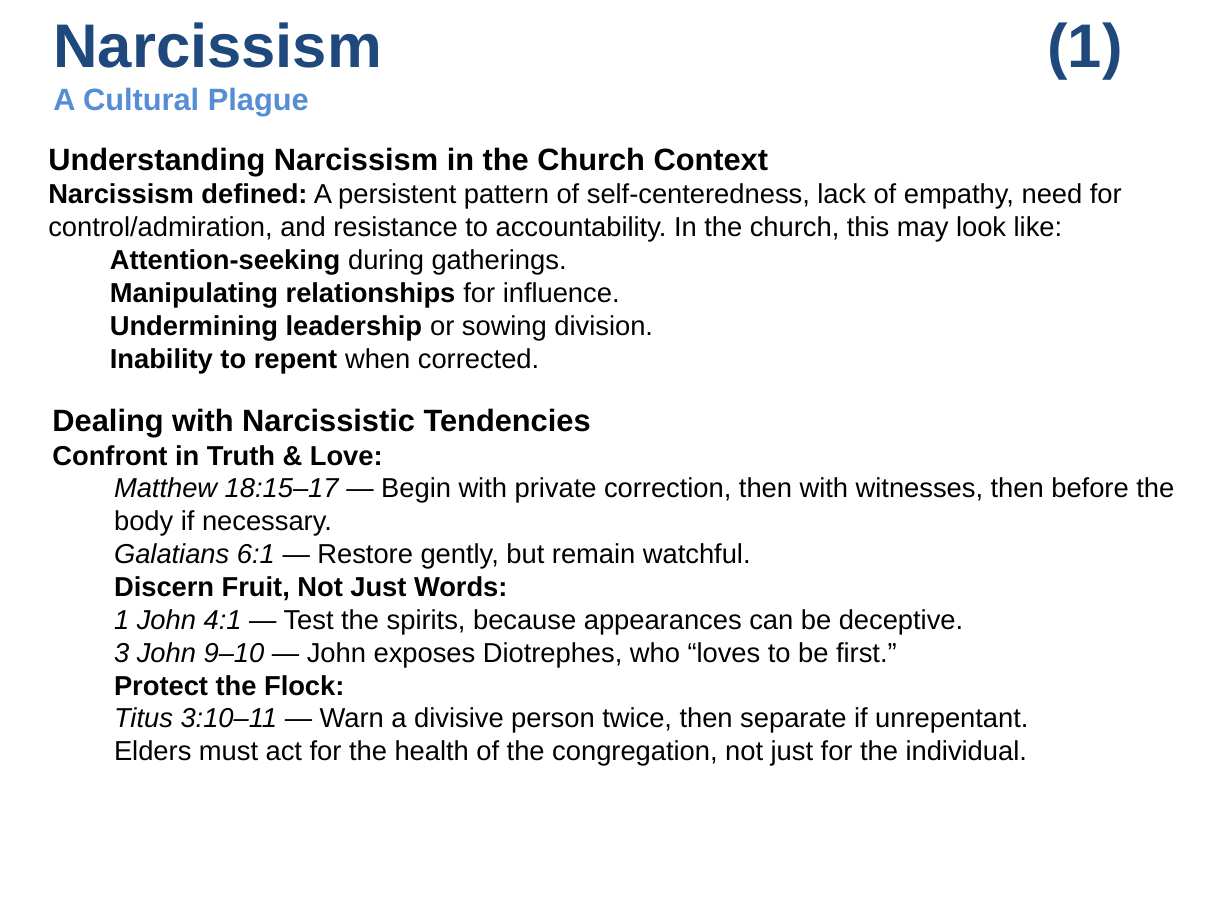
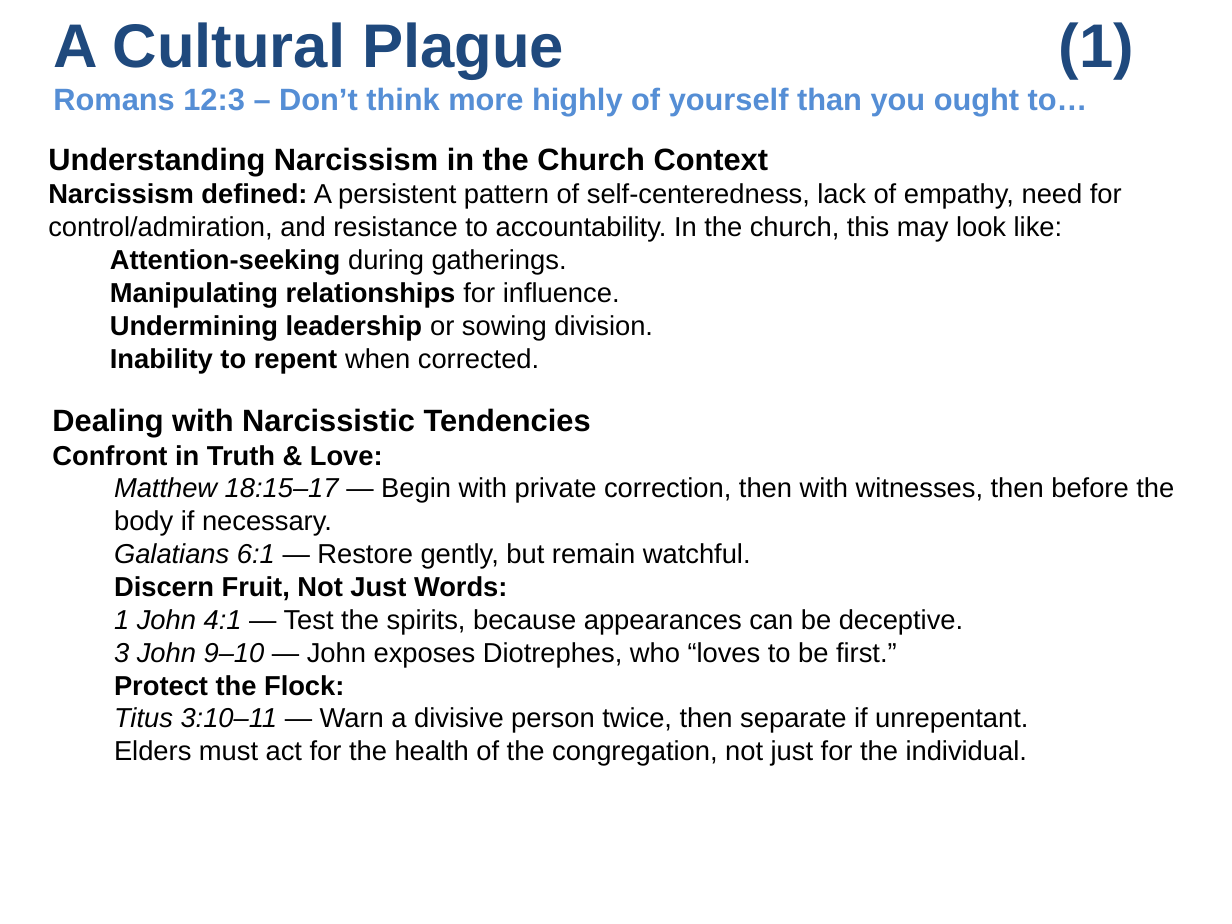
Before and after one commit to UsefulEngines/EvangelismPublic, a slide deck: slide 5 of 2025-Q3/Unity10/2025-09-07-Unity10.pptx. Drawn at 1232x924 pixels with LibreOffice and Linux fonts; fonts in the diff are those of the drawing. Boxes give left, top, right and bottom in pixels: in the first picture for what was removed or moved away, otherwise in the second. Text is boxed around its words. In the diff, an @@ line names an element or a change of style, - is before the commit and + after.

```diff
--- a/2025-Q3/Unity10/2025-09-07-Unity10.pptx
+++ b/2025-Q3/Unity10/2025-09-07-Unity10.pptx
@@ title at [53,22,1134,116]: text changed @@
-Narcissism (1)
-A Cultural Plague
+A Cultural Plague (1)
+Romans 12:3 – Don’t think more highly of yourself than you ought to…
```
Also in this commit, not shown: 1 other slide changed, 1 other file.
